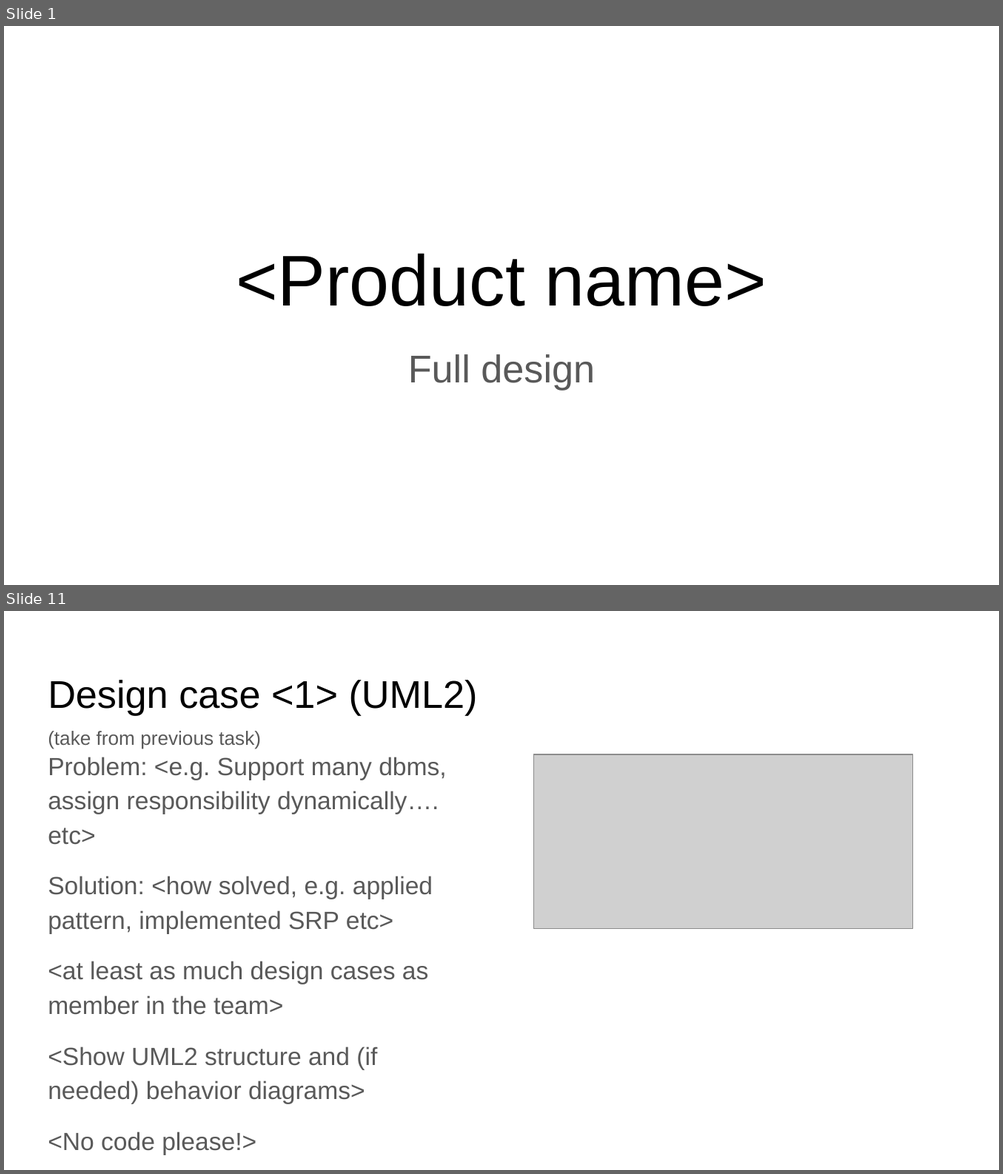
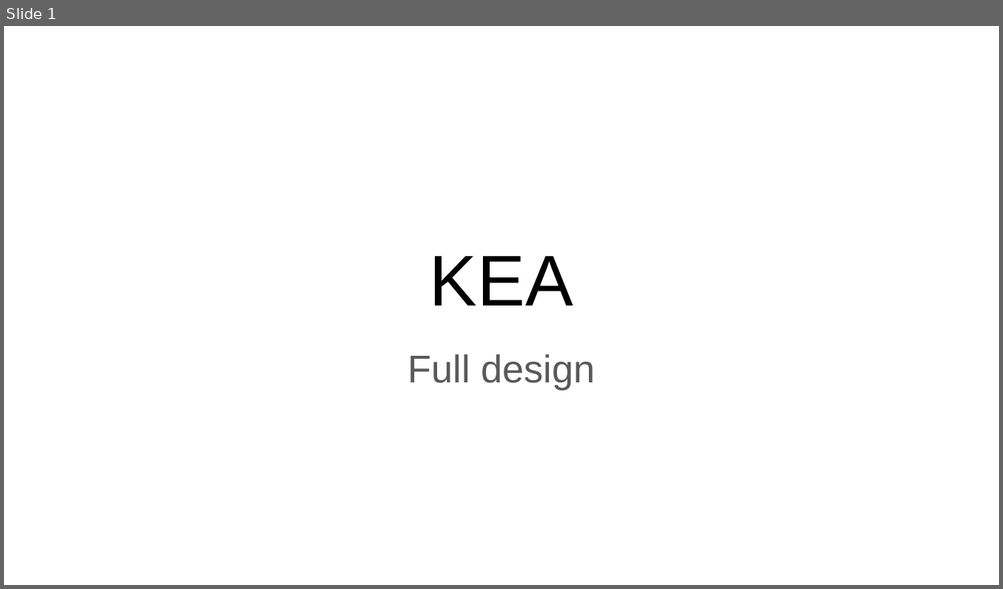
Before and after one commit to fanglores/Advanced-Software-Design, a slide deck: PracticeTasks/Module2/FinalTask_2/FinalTask_2.pptx. Shown one above the other, each under a label of ours: slides 1 and 11 before the commit, slide 1 after it; the slides between them are not shown. The pictures are 1003x1174 and 1003x589 pixels, drawn with LibreOffice and Linux fonts; fonts in the diff are those of the drawing; grey boxes stand for pictures. Boxes give left, top, right and bottom in pixels: in the first picture for what was removed or moved away, otherwise in the second. Text is boxed around its words. In the diff, an @@ line names an element or a change of style, - is before the commit and + after.

Commit message:
prototype final task

```diff
--- a/PracticeTasks/Module2/FinalTask_2/FinalTask_2.pptx
+++ b/PracticeTasks/Module2/FinalTask_2/FinalTask_2.pptx
@@ slide 11 removed at [4,611,999,1170], background #FFFFFF @@
@@ title removed at [48,680,478,715] @@
-Design case <1> (UML2)
@@ text removed at [48,731,261,749] @@
-(take from previous task)
@@ text removed at [48,757,446,1104] @@
-Problem: <e.g. Support many dbms, assign responsibility dynamically…. etc>
-Solution: <how solved, e.g. applied pattern, implemented SRP etc>
-<at least as much design cases as member in the team>
-<Show UML2 structure and (if needed) behavior diagrams>
-<No code please!>
@@ picture removed at [533,755,912,928] @@
@@ slide 1 changed as well @@
@@ title at [430,256,573,306]: text changed @@
-<Product name>
+KEA
```
Also in this commit, not shown: 2 other slides changed, 14 slides added, 12 other slides removed, 2 other files.
